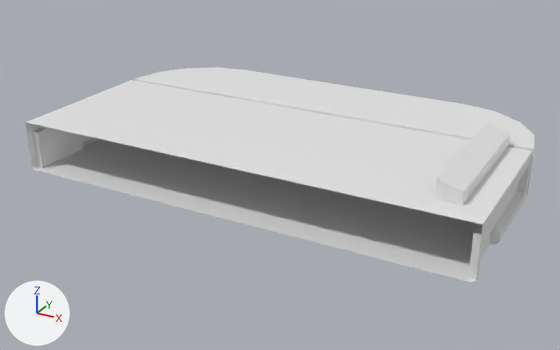
Before and after pictures for a commit that changed the FBX model WSRogue/Assets/Models/Module/SM_PlatformRight.fbx.
Rendered twice from a camera (50 mm lens) standing at (0.626, -0.956, 0.596) and looking at (-0.015, 0.209, 0.013). Lighting does not change. The marker at lower left points along +X, +Y and +Z. Where no turn or scale is listed for an object, it has been applied to the vertices.
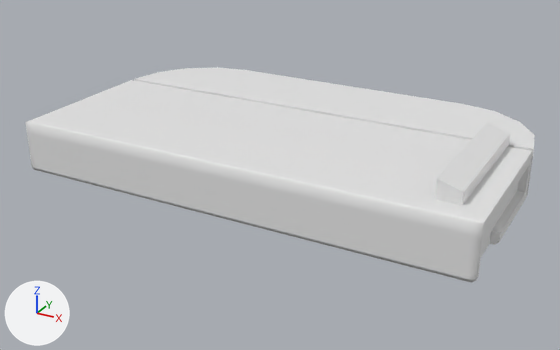
Diff of the bpy script that builds the scene:
```diff
--- a/WSRogue/Assets/Models/Module/SM_PlatformRight.fbx.py
+++ b/WSRogue/Assets/Models/Module/SM_PlatformRight.fbx.py
@@ me_cube_019 @@
 # used by ob_cube_006; location = (0.0, 0.0, 0.0)
-me_cube_019.from_pydata(...)  # 188 vertices, 170 faces; spans x -0.434..0.414, y 0.0..0.492, z 0.017..0.145
+me_cube_019.from_pydata(...)  # 210 vertices, 198 faces; spans x -0.434..0.414, y 0.0..0.492, z 0.017..0.145
+# me_cube_019 part 1
+# 8 faces are deleted
+# 5 vertices are added at (-0.42, 0.0, 0.039), (-0.42, 0.0, 0.089), (-0.42, 0.0, 0.023), (-0.42, 0.316, 0.107), (-0.42, 0.306, 0.107)
+# 11 new vertices lie (-0.014, 0.0, 0.0) away from vertices in x 0.41..0.414, y 0.0..0.316, z 0.023..0.111
+# 6 new vertices lie (0.009, 0.0, 0.0) away from vertices in x -0.434, y 0.0..0.316, z 0.111
+# 36 new faces join them
```

Boxes (x1, y1, x2, y2) around the edits, measured in the pictures (560 x 350 px):
part 1 of me_cube_019, built on
    before: (26, 120, 485, 224)
    after: (25, 120, 485, 283)
